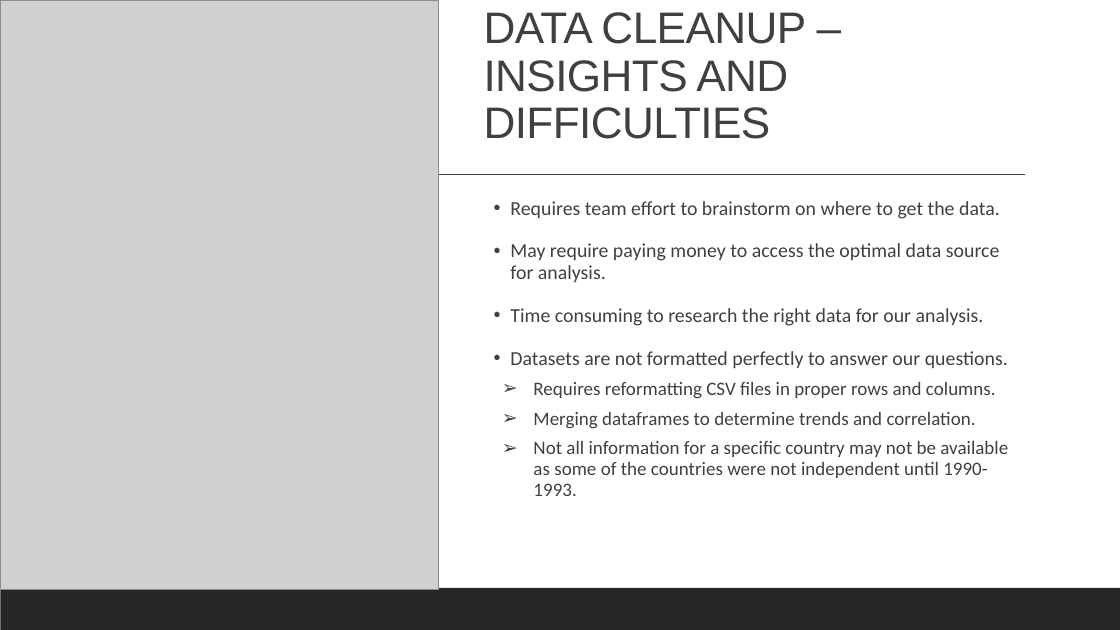
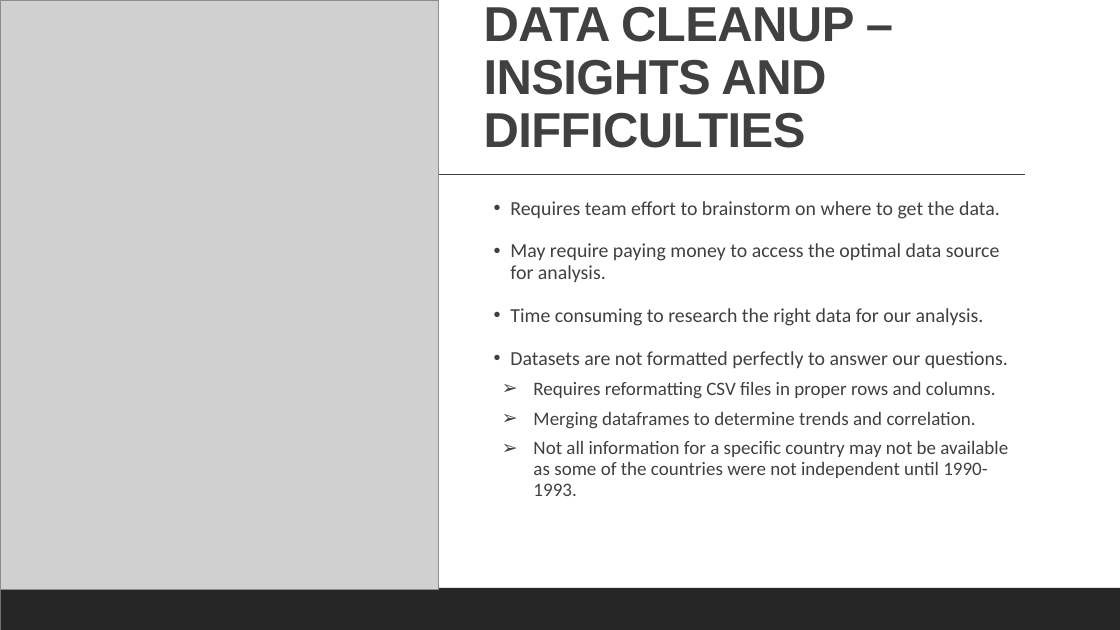
Before and after one commit to cbeachey/project1_influencers, a slide deck: slide 9 of Effects of Sugar Consumption.pptx (slide 7 before the commit). Drawn at 1120x630 pixels with LibreOffice and Linux fonts; fonts in the diff are those of the drawing; grey boxes stand for pictures. Boxes give left, top, right and bottom in pixels: in the first picture for what was removed or moved away, otherwise in the second. Text is boxed around its words. In the diff, an @@ line names an element or a change of style, - is before the commit and + after.

```diff
--- a/Effects of Sugar Consumption.pptx
+++ b/Effects of Sugar Consumption.pptx
@@ title "DATA CLEANUP – INSIGHTS AND ..." at bbox=[484, 7, 854, 148]: size 37.8 to 42 pt, bold on @@
```
Also in this commit, not shown: 8 other slides changed, 1 slide added, 1 slide removed.
